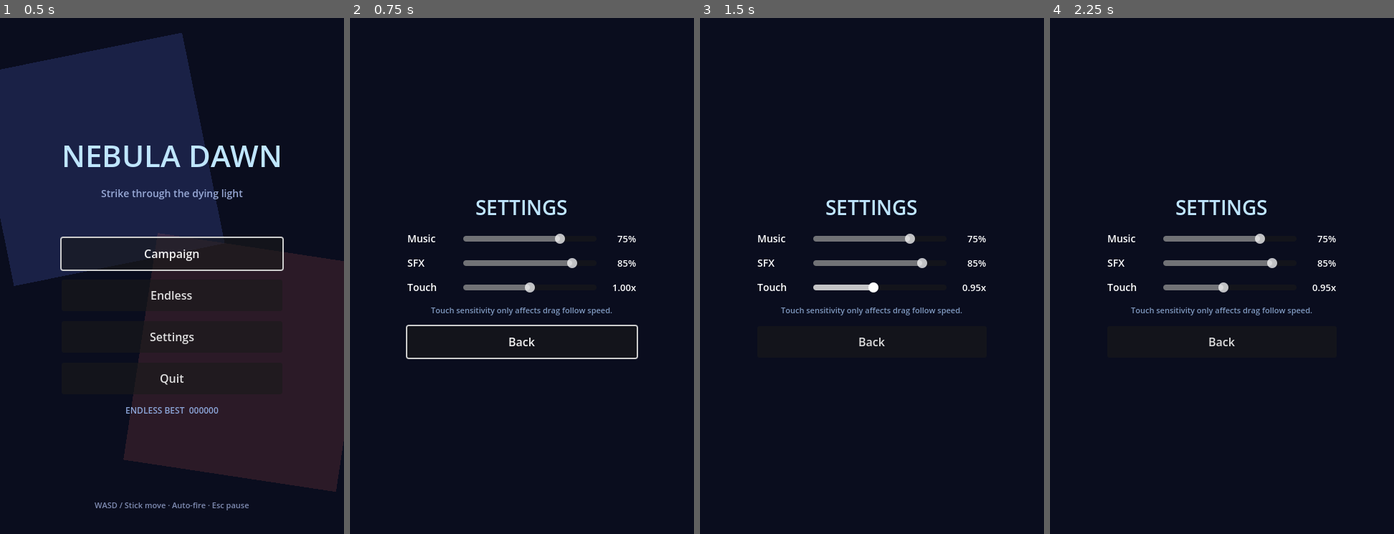
Above: before the commit, frames 1-4 (left to right).
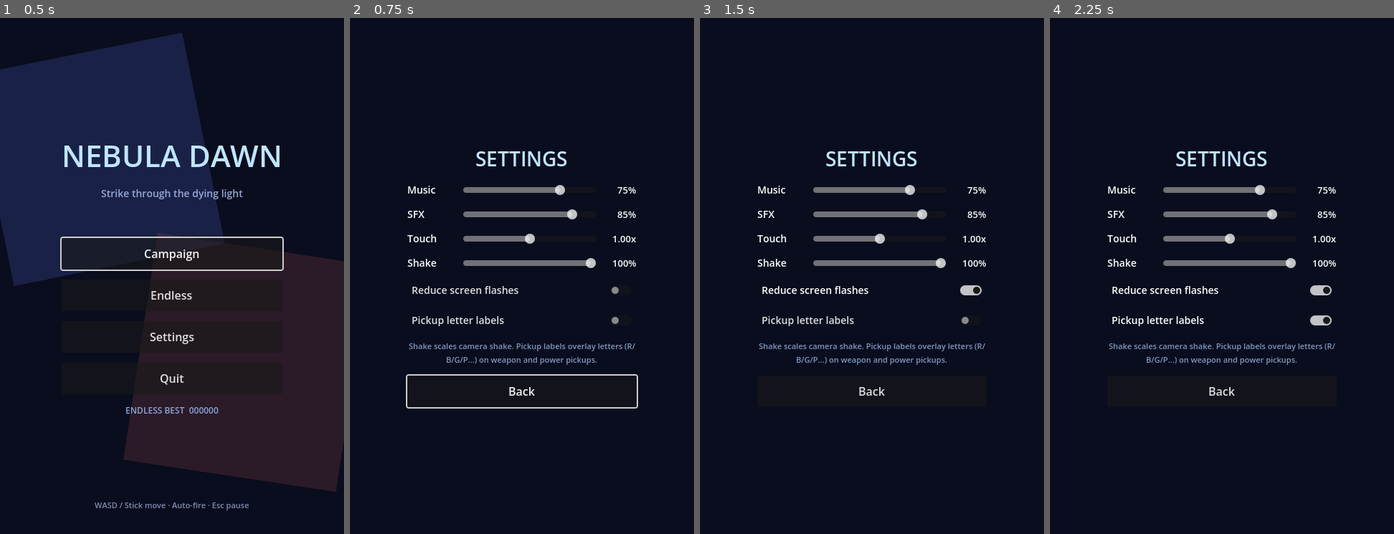
Above: after the commit, the same moments.

Repository: brottman/nebula-dawn
Game: Godot game, scene res://scenes/ui/main_menu.tscn
The game is run twice, just before and just after one commit, with the same random seed, the same clock (stepped at 60 frames per second) and the same inputs.
Inputs (mouse positions are in pixels of both pictures, inside the frame that each line leads up to):
- Up to frame 1 (0.5 s): no input
- Up to frame 2 (0.75 s): click "Settings" at 0.5 s
- Up to frame 3 (1.5 s): click (872, 291) at 1.25 s, where only the run after the commit has a clickable "Reduce screen flashes"
- Up to frame 4 (2.25 s): click (1222, 322) at 2 s, where only the run after the commit has a clickable "Pickup letter labels"

Frame 1 is identical in both runs. In frame 2, 4.6% of the frame differs, in the area x 16-84%, y 25-76%; in frame 3, 3.8%; in frame 4, 3.9%.

Commit message:
Commit pending changes via SysManager

Diff:
--- a/scenes/ui/settings_menu.tscn
+++ b/scenes/ui/settings_menu.tscn
@@ -106,11 +106,43 @@
 text = "1.00x"
 horizontal_alignment = 2
 
+[node name="ShakeRow" type="HBoxContainer" parent="Center/VBox"]
+layout_mode = 2
+theme_override_constants/separation = 8
+
+[node name="Label" type="Label" parent="Center/VBox/ShakeRow"]
+custom_minimum_size = Vector2(70, 0)
+layout_mode = 2
+theme_override_font_sizes/font_size = 14
+text = "Shake"
+
+[node name="Slider" type="HSlider" parent="Center/VBox/ShakeRow"]
+layout_mode = 2
+size_flags_horizontal = 3
+size_flags_vertical = 1
+
+[node name="Value" type="Label" parent="Center/VBox/ShakeRow"]
+custom_minimum_size = Vector2(48, 0)
+layout_mode = 2
+theme_override_font_sizes/font_size = 13
+text = "100%"
+horizontal_alignment = 2
+
+[node name="FlashRow" type="CheckButton" parent="Center/VBox"]
+layout_mode = 2
+theme_override_font_sizes/font_size = 14
+text = "Reduce screen flashes"
+
+[node name="LabelsRow" type="CheckButton" parent="Center/VBox"]
+layout_mode = 2
+theme_override_font_sizes/font_size = 14
+text = "Pickup letter labels"
+
 [node name="Hint" type="Label" parent="Center/VBox"]
 layout_mode = 2
 theme_override_colors/font_color = Color(0.5, 0.6, 0.75, 1)
 theme_override_font_sizes/font_size = 11
-text = "Touch sensitivity only affects drag follow speed."
+text = "Shake scales camera shake. Pickup labels overlay letters (R/B/G/P...) on weapon and power pickups."
 horizontal_alignment = 1
 autowrap_mode = 2
 
--- a/scripts/autoloads/game_state.gd
+++ b/scripts/autoloads/game_state.gd
@@ -43,6 +43,14 @@
 var sfx_volume: float = 0.85
 var touch_sensitivity: float = 1.0
 
+## Accessibility settings.
+var shake_intensity: float = 1.0
+var reduce_flashes: bool = false
+var show_pickup_labels: bool = false
+
+## Longest endless survival time (seconds).
+var endless_best_time: float = 0.0
+
 ## Per-run statistics shown on the mission results screen.
 var run_active: bool = false
 var run_elapsed: float = 0.0
@@ -85,9 +93,13 @@
 		return
 	highest_unlocked_mission = int(cfg.get_value("campaign", "unlocked", 0))
 	endless_high_score = int(cfg.get_value("endless", "high_score", 0))
+	endless_best_time = float(cfg.get_value("endless", "best_time", 0.0))
 	music_volume = float(cfg.get_value("settings", "music_volume", music_volume))
 	sfx_volume = float(cfg.get_value("settings", "sfx_volume", sfx_volume))
 	touch_sensitivity = float(cfg.get_value("settings", "touch_sensitivity", touch_sensitivity))
+	shake_intensity = float(cfg.get_value("settings", "shake_intensity", shake_intensity))
+	reduce_flashes = bool(cfg.get_value("settings", "reduce_flashes", reduce_flashes))
+	show_pickup_labels = bool(cfg.get_value("settings", "show_pickup_labels", show_pickup_labels))
 	for i in MISSION_PATHS.size():
 		best_ranks[i] = String(cfg.get_value("ranks", "m%d" % i, ""))
 
@@ -97,9 +109,13 @@
 	var cfg := ConfigFile.new()
 	cfg.set_value("campaign", "unlocked", highest_unlocked_mission)
 	cfg.set_value("endless", "high_score", endless_high_score)
+	cfg.set_value("endless", "best_time", endless_best_time)
 	cfg.set_value("settings", "music_volume", music_volume)
 	cfg.set_value("settings", "sfx_volume", sfx_volume)
 	cfg.set_value("settings", "touch_sensitivity", touch_sensitivity)
+	cfg.set_value("settings", "shake_intensity", shake_intensity)
+	cfg.set_value("settings", "reduce_flashes", reduce_flashes)
+	cfg.set_value("settings", "show_pickup_labels", show_pickup_labels)
 	for i in MISSION_PATHS.size():
 		cfg.set_value("ranks", "m%d" % i, best_ranks[i])
 	cfg.save(SAVE_PATH)
@@ -121,6 +137,21 @@
 
 func set_touch_sensitivity(v: float) -> void:
 	touch_sensitivity = clampf(v, 0.5, 1.5)
+	save_progress()
+
+
+func set_shake_intensity(v: float) -> void:
+	shake_intensity = clampf(v, 0.0, 1.0)
+	save_progress()
+
+
+func set_reduce_flashes(enabled: bool) -> void:
+	reduce_flashes = enabled
+	save_progress()
+
+
+func set_show_pickup_labels(enabled: bool) -> void:
+	show_pickup_labels = enabled
 	save_progress()
 
 
@@ -213,7 +244,9 @@
 	if mode == Mode.ENDLESS:
 		if session_score > endless_high_score:
 			endless_high_score = session_score
-			save_progress()
+		if run_elapsed > endless_best_time:
+			endless_best_time = run_elapsed
+		save_progress()
 
 
 func _record_best_rank(index: int, rank: String) -> void:
@@ -293,10 +326,12 @@
 
 
 func format_run_time() -> String:
-	var t := int(run_elapsed)
-	var m := t / 60
-	var s := t % 60
-	return "%02d:%02d" % [m, s]
+	return format_seconds(run_elapsed)
+
+
+func format_seconds(t: float) -> String:
+	var total := int(t)
+	return "%02d:%02d" % [total / 60, total % 60]
 
 
 func is_mission_unlocked(index: int) -> bool:
--- a/scripts/enemies/enemy_base.gd
+++ b/scripts/enemies/enemy_base.gd
@@ -509,6 +509,8 @@
 
 
 func _flash_hit() -> void:
+	if GameState.reduce_flashes:
+		return
 	if _sprite and _sprite.visible:
 		_sprite.modulate = Color(2.0, 2.0, 2.0)
 	if _poly:
--- a/scripts/enemies/pickup.gd
+++ b/scripts/enemies/pickup.gd
@@ -92,47 +92,69 @@
 		if _poly:
 			_poly.visible = false
 		if _label:
-			_label.visible = false
+			# Colorblind aid: glyph over the sprite when enabled in settings.
+			_label.visible = GameState.show_pickup_labels
+			if _label.visible:
+				_label.text = _glyph_for(kind)
+				_label.add_theme_color_override("font_color", Color(1.0, 1.0, 1.0))
+				_label.add_theme_color_override("font_outline_color", Color(0.05, 0.05, 0.1))
+				_label.add_theme_constant_override("outline_size", 4)
 		return
 	# Fallback polygons if a sprite is missing.
 	if _poly:
 		_poly.visible = true
 	if _label:
 		_label.visible = true
+		_label.text = _glyph_for(kind)
 	match kind:
 		"spread", "vulcan", "red":
 			_poly.color = Color(1.0, 0.28, 0.28)
-			_label.text = "R"
 		"laser", "beam", "blue":
 			_poly.color = Color(0.35, 0.65, 1.0)
-			_label.text = "B"
 		"homing", "missiles", "green":
 			_poly.color = Color(0.3, 0.95, 0.4)
-			_label.text = "G"
 		"power", "pchip", "p-chip", "gold", "power_orb", "orb":
 			_poly.color = Color(1.0, 0.85, 0.25)
-			_label.text = "P"
 		"option", "bit", "drone":
 			_poly.color = Color(0.55, 0.95, 1.0)
-			_label.text = "O"
 		"speed":
 			_poly.color = Color(0.55, 1.0, 0.75)
-			_label.text = ">"
 		"shield", "barrier":
 			_poly.color = Color(0.45, 0.75, 1.0)
-			_label.text = "B"
 		"bomb", "cleaver":
 			_poly.color = Color(1.0, 0.35, 0.45)
-			_label.text = "X"
 		"energy", "overdrive_pickup", "rapid":
 			_poly.color = Color(1.0, 0.9, 0.35)
-			_label.text = "E"
 		"heal":
 			_poly.color = Color(1.0, 0.4, 0.55)
-			_label.text = "+"
 		_:
 			_poly.color = Color.WHITE
-			_label.text = "?"
+
+
+func _glyph_for(k: String) -> String:
+	match k:
+		"spread", "vulcan", "red":
+			return "R"
+		"laser", "beam", "blue":
+			return "L"
+		"homing", "missiles", "green":
+			return "H"
+		"power", "pchip", "p-chip", "gold", "power_orb", "orb":
+			return "P"
+		"option", "bit", "drone":
+			return "O"
+		"speed":
+			return ">"
+		"shield", "barrier":
+			return "S"
+		"bomb", "cleaver":
+			return "X"
+		"energy", "overdrive_pickup", "rapid":
+			return "E"
+		"heal":
+			return "+"
+		_:
+			return "?"
 
 
 func set_volcano(enabled: bool = true) -> void:
--- a/scripts/game/game_world.gd
+++ b/scripts/game/game_world.gd
@@ -91,6 +91,7 @@
 				parallax.set_tint(Color(0.25, 0.08, 0.2))
 			if parallax.get("scroll_speed") != null:
 				parallax.scroll_speed = 50.0
+			stage_director.begin_endless()
 			runner.begin_endless()
 		_:
 			var path := GameState.get_mission_path()
@@ -130,7 +131,10 @@
 
 
 func _on_shake(amount: float, duration: float) -> void:
-	_shake_amount = amount
+	var scaled := amount * GameState.shake_intensity
+	if scaled <= 0.01:
+		return
+	_shake_amount = scaled
 	_shake_time = duration
 
 
--- a/scripts/player/player_ship.gd
+++ b/scripts/player/player_ship.gd
@@ -870,7 +870,11 @@
 func _update_visuals(_delta: float) -> void:
 	var vis := _visual()
 	if invuln_time > 0.0 or energy_time > 0.0:
-		vis.modulate.a = 0.35 if int(Time.get_ticks_msec() / 60) % 2 == 0 else 1.0
+		if GameState.reduce_flashes:
+			# Smooth pulse instead of a hard strobe.
+			vis.modulate.a = 0.5 + 0.4 * sin(Time.get_ticks_msec() * 0.012)
+		else:
+			vis.modulate.a = 0.35 if int(Time.get_ticks_msec() / 60) % 2 == 0 else 1.0
 	else:
 		vis.modulate.a = 1.0
 	if _flash_timer > 0.0:
--- a/scripts/stage/stage_director.gd
+++ b/scripts/stage/stage_director.gd
@@ -17,6 +17,15 @@
 var _runtime: Array[Node] = []
 var _flare_overlay: ColorRect
 
+## Endless mode rotates through a hazard-safe gimmick subset on a timer.
+const ENDLESS_GIMMICKS: Array[StringName] = [
+	&"nebula", &"mirrors", &"ion", &"phantoms", &"scrap", &"hive", &"gravity", &"flare",
+]
+const ENDLESS_FIRST_ROTATE := 20.0
+const ENDLESS_ROTATE_INTERVAL := 45.0
+var _endless_mode: bool = false
+var _rotate_timer: float = 0.0
+
 
 func setup(p_player: Node, p_pool: ProjectilePool, p_entities: Node2D, tracker: Node) -> void:
 	player = p_player
@@ -28,10 +37,35 @@
 
 func begin(data: MissionData) -> void:
 	mission = data
-	_gimmick = data.gimmick_id if data else &""
+	_endless_mode = false
 	_timer = 0.0
 	_pulse = 2.0
 	_clear_runtime()
+	_activate_gimmick(data.gimmick_id if data else &"")
+
+
+func begin_endless() -> void:
+	mission = null
+	_endless_mode = true
+	_timer = 0.0
+	_pulse = 2.0
+	_rotate_timer = ENDLESS_FIRST_ROTATE
+	_clear_runtime()
+	_gimmick = &""
+	EventBus.gimmick_toast.emit("ANOMALIES INBOUND")
+
+
+func stop() -> void:
+	_gimmick = &""
+	_endless_mode = false
+	mission = null
+	_clear_runtime()
+
+
+func _activate_gimmick(g: StringName) -> void:
+	_clear_runtime()
+	_gimmick = g
+	_pulse = 2.0
 	match _gimmick:
 		&"formations":
 			EventBus.gimmick_toast.emit("CHAIN FORMATIONS")
@@ -59,10 +93,14 @@
 			pass
 
 
-func stop() -> void:
-	_gimmick = &""
-	mission = null
-	_clear_runtime()
+func _rotate_gimmick() -> void:
+	var options: Array[StringName] = []
+	for g in ENDLESS_GIMMICKS:
+		if g != _gimmick:
+			options.append(g)
+	if options.is_empty():
+		return
+	_activate_gimmick(options[_rng.randi() % options.size()])
 
 
 func _clear_runtime() -> void:
@@ -94,7 +132,12 @@
 
 
 func _process(delta: float) -> void:
-	if mission == null or _gimmick == &"":
+	if _endless_mode:
+		_rotate_timer -= delta
+		if _rotate_timer <= 0.0:
+			_rotate_timer = ENDLESS_ROTATE_INTERVAL
+			_rotate_gimmick()
+	if _gimmick == &"" or (mission == null and not _endless_mode):
 		return
 	_timer += delta
 	_pulse -= delta
@@ -133,7 +176,8 @@
 func _tick_nebula(delta: float) -> void:
 	if _nebula_fog:
 		var pulse := 0.55 + 0.45 * sin(_timer * 0.7)
-		_nebula_fog.color.a = 0.08 + 0.22 * pulse
+		var amp := 0.10 if GameState.reduce_flashes else 0.22
+		_nebula_fog.color.a = 0.08 + amp * pulse
 		var vp := get_viewport().get_visible_rect().size
 		_nebula_fog.offset_top = vp.y * (0.45 + 0.08 * sin(_timer * 0.5))
 	if _pulse <= 0.0:
@@ -329,7 +373,8 @@
 func _tick_phantoms(delta: float) -> void:
 	if _nebula_fog:
 		var pulse := 0.5 + 0.5 * sin(_timer * 1.1)
-		_nebula_fog.color.a = 0.06 + 0.16 * pulse
+		var amp := 0.07 if GameState.reduce_flashes else 0.16
+		_nebula_fog.color.a = 0.06 + amp * pulse
 		var vp := get_viewport().get_visible_rect().size
 		_nebula_fog.offset_top = vp.y * (0.35 + 0.1 * sin(_timer * 0.7))
 	if _pulse <= 0.0:
@@ -456,8 +501,9 @@
 		if b.is_in_group("player") and b.has_method("take_damage"):
 			b.take_damage(1)
 	)
+	var peak_alpha := 0.12 if GameState.reduce_flashes else 0.35
 	var tw := create_tween()
-	tw.tween_property(_flare_overlay, "color:a", 0.35, 0.2)
+	tw.tween_property(_flare_overlay, "color:a", peak_alpha, 0.2)
 	tw.tween_interval(0.85)
 	tw.tween_property(_flare_overlay, "color:a", 0.0, 0.35)
 	tw.tween_callback(func() -> void:
--- a/scripts/ui/mission_results.gd
+++ b/scripts/ui/mission_results.gd
@@ -64,10 +64,17 @@
 		mission_name.text = "ENDLESS"
 		subtitle.text = "Survive as long as you can"
 		var best := GameState.endless_high_score
+		var lines: Array[String] = []
 		if GameState.last_score >= best and GameState.last_score > 0:
-			detail.text = "New high score!"
+			lines.append("New high score!")
 		else:
-			detail.text = "High score  %06d" % best
+			lines.append("High score  %06d" % best)
+		if GameState.endless_best_time > 0.0:
+			if GameState.run_elapsed >= GameState.endless_best_time and GameState.run_elapsed > 0.0:
+				lines.append("New longest run — %s!" % GameState.format_seconds(GameState.endless_best_time))
+			else:
+				lines.append("Longest run  %s" % GameState.format_seconds(GameState.endless_best_time))
+		detail.text = "\n".join(lines)
 		return
 
 	var data: MissionData = GameState.get_mission_data()
--- a/scripts/ui/settings_menu.gd
+++ b/scripts/ui/settings_menu.gd
@@ -4,9 +4,13 @@
 @onready var music_slider: HSlider = $Center/VBox/MusicRow/Slider
 @onready var sfx_slider: HSlider = $Center/VBox/SfxRow/Slider
 @onready var touch_slider: HSlider = $Center/VBox/TouchRow/Slider
+@onready var shake_slider: HSlider = $Center/VBox/ShakeRow/Slider
+@onready var flash_toggle: CheckButton = $Center/VBox/FlashRow
+@onready var labels_toggle: CheckButton = $Center/VBox/LabelsRow
 @onready var music_value: Label = $Center/VBox/MusicRow/Value
 @onready var sfx_value: Label = $Center/VBox/SfxRow/Value
 @onready var touch_value: Label = $Center/VBox/TouchRow/Value
+@onready var shake_value: Label = $Center/VBox/ShakeRow/Value
 @onready var back_btn: Button = $Center/VBox/BackButton
 
 var _return_scene: String = "res://scenes/ui/main_menu.tscn"
@@ -24,13 +28,22 @@
 	touch_slider.min_value = 0.5
 	touch_slider.max_value = 1.5
 	touch_slider.step = 0.05
+	shake_slider.min_value = 0.0
+	shake_slider.max_value = 1.0
+	shake_slider.step = 0.25
 	music_slider.value = GameState.music_volume
 	sfx_slider.value = GameState.sfx_volume
 	touch_slider.value = GameState.touch_sensitivity
+	shake_slider.value = GameState.shake_intensity
+	flash_toggle.button_pressed = GameState.reduce_flashes
+	labels_toggle.button_pressed = GameState.show_pickup_labels
 	_refresh_labels()
 	music_slider.value_changed.connect(_on_music)
 	sfx_slider.value_changed.connect(_on_sfx)
 	touch_slider.value_changed.connect(_on_touch)
+	shake_slider.value_changed.connect(_on_shake)
+	flash_toggle.toggled.connect(_on_flash_toggled)
+	labels_toggle.toggled.connect(_on_labels_toggled)
 	back_btn.pressed.connect(_on_back)
 	back_btn.grab_focus()
 	AudioBus.play_menu_music()
@@ -40,6 +53,7 @@
 	music_value.text = "%d%%" % int(round(GameState.music_volume * 100.0))
 	sfx_value.text = "%d%%" % int(round(GameState.sfx_volume * 100.0))
 	touch_value.text = "%.2fx" % GameState.touch_sensitivity
+	shake_value.text = "%d%%" % int(round(GameState.shake_intensity * 100.0))
 
 
 func _on_music(v: float) -> void:
@@ -58,6 +72,21 @@
 	_refresh_labels()
 
 
+func _on_shake(v: float) -> void:
+	GameState.set_shake_intensity(v)
+	_refresh_labels()
+
+
+func _on_flash_toggled(enabled: bool) -> void:
+	GameState.set_reduce_flashes(enabled)
+	AudioBus.play_ui()
+
+
+func _on_labels_toggled(enabled: bool) -> void:
+	GameState.set_show_pickup_labels(enabled)
+	AudioBus.play_ui()
+
+
 func _on_back() -> void:
 	AudioBus.play_ui()
 	get_tree().change_scene_to_file(_return_scene)
Not shown, changed: build/NebulaDawn-unsigned.apk.idsig
